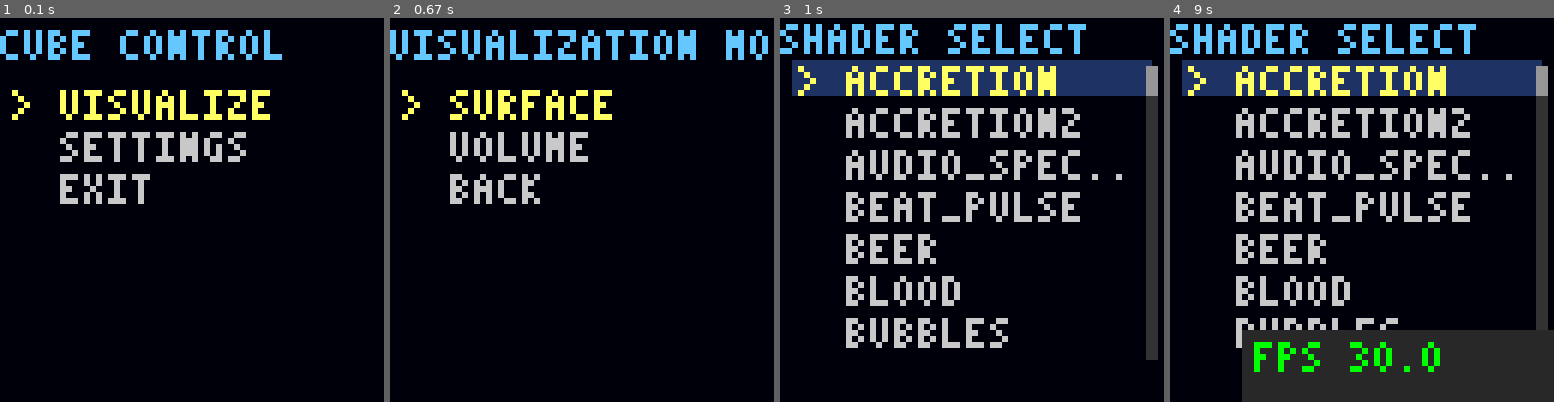
Above: before the commit, frames 1-4 (left to right).
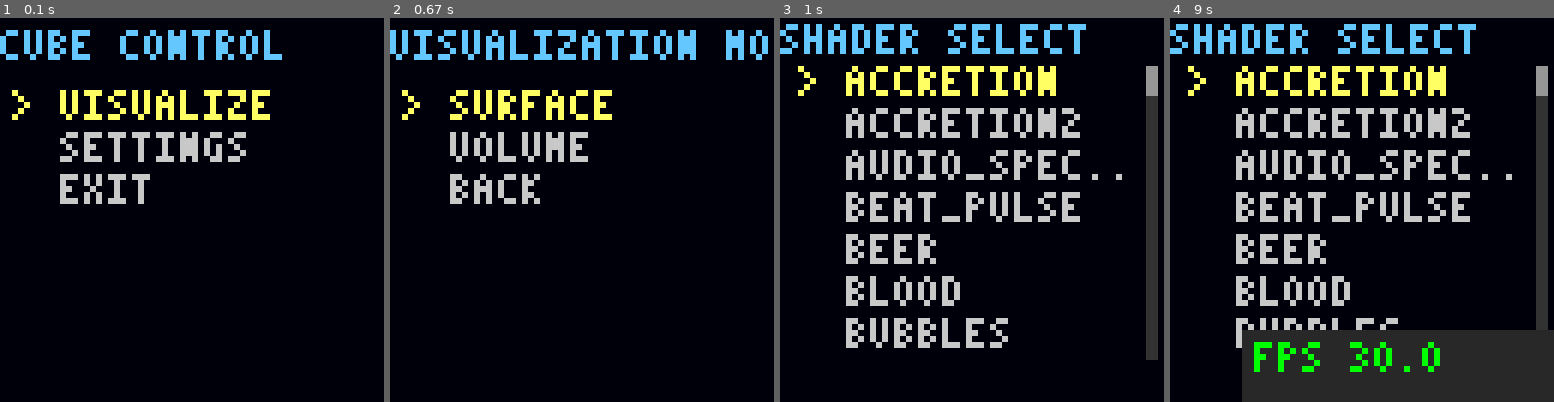
Above: after the commit, the same moments.

Repository: brodykellish/cube
Game: pygame game, started from cube_control.py
Same seed, same stepped clock (60 frames per second), same inputs: the game is played once before the commit and once after it.
Inputs:
- Up to frame 1 (0.1 s): no input
- Up to frame 2 (0.67 s): tap Enter at 0.33 s
- Up to frame 3 (1 s): tap Enter at 0.67 s
- Up to frame 4 (9 s): tap Enter at 1, 1.33, 3.83, 4.17, 5.48, 6.82, 7.22, 8.78 s; tap Esc at 2.17 s; tap Down at 3, 4.5, 4.9, 5.2, 5.97, 6.73 s; tap Up at 7.13, 7.43, 8.7 s

Frames 1-2 are identical in both runs. In frame 3, 6.6% of the frame differs, in the area x 3-97%, y 10-21%; in frame 4, 6.6%.

Commit message:
remove highlighting from shader selection menu

Diff:
--- a/src/cube/menu/menu_states.py
+++ b/src/cube/menu/menu_states.py
@@ -142,11 +142,6 @@
             shader = self.shaders[i]
             list_index = i - self.scroll_offset
             y = y_start + list_index * item_height
-
-            # Highlight if selected
-            if i == self.selected:
-                renderer.draw_rect(2 * scale, y - scale, renderer.width - 4 * scale, item_height - scale,
-                                 color=(30, 50, 100), filled=True)
 
             # Draw selector arrow
             if i == self.selected:
@@ -236,25 +231,19 @@
             y = y_start + i * item_height
             is_selected = (i == self.selected)
 
-            # Highlight selected
-            if is_selected and mode is not None:
-                renderer.draw_rect(
-                    5 * scale, y - scale,
-                    renderer.width - 10 * scale, item_height - 2 * scale,
-                    color=(30, 50, 100), filled=True
-                )
-
-            # Draw selector arrow
-            if is_selected:
-                renderer.draw_text(">", 7 * scale, y, color=(255, 255, 100), scale=scale)
-
             # Draw option label
             color = (255, 255, 100) if is_selected else (200, 200, 200)
             # Gray out FPS (not implemented yet)
             if mode == "fps":
                 color = (100, 100, 100)
 
-            renderer.draw_text(label, 15 * scale, y, color=color, scale=scale)
+            text_x = 10 * scale
+            renderer.draw_text(label, text_x, y, color=color, scale=scale)
+
+            # Draw selector arrow to the left of text
+            if is_selected:
+                arrow_x = 2 * scale
+                renderer.draw_text(">", arrow_x, y, color=(255, 255, 100), scale=scale)
 
     def handle_input(self, key: Optional[str]) -> Optional[str]:
         """Handle camera mode selection input."""
@@ -400,11 +389,6 @@
             shader = self.shaders[i]
             list_index = i - self.scroll_offset
             y = y_start + list_index * item_height
-
-            # Highlight if selected
-            if i == self.selected:
-                renderer.draw_rect(2 * scale, y - scale, renderer.width - 4 * scale, item_height - scale,
-                                 color=(30, 50, 100), filled=True)
 
             # Draw selector arrow
             if i == self.selected:
